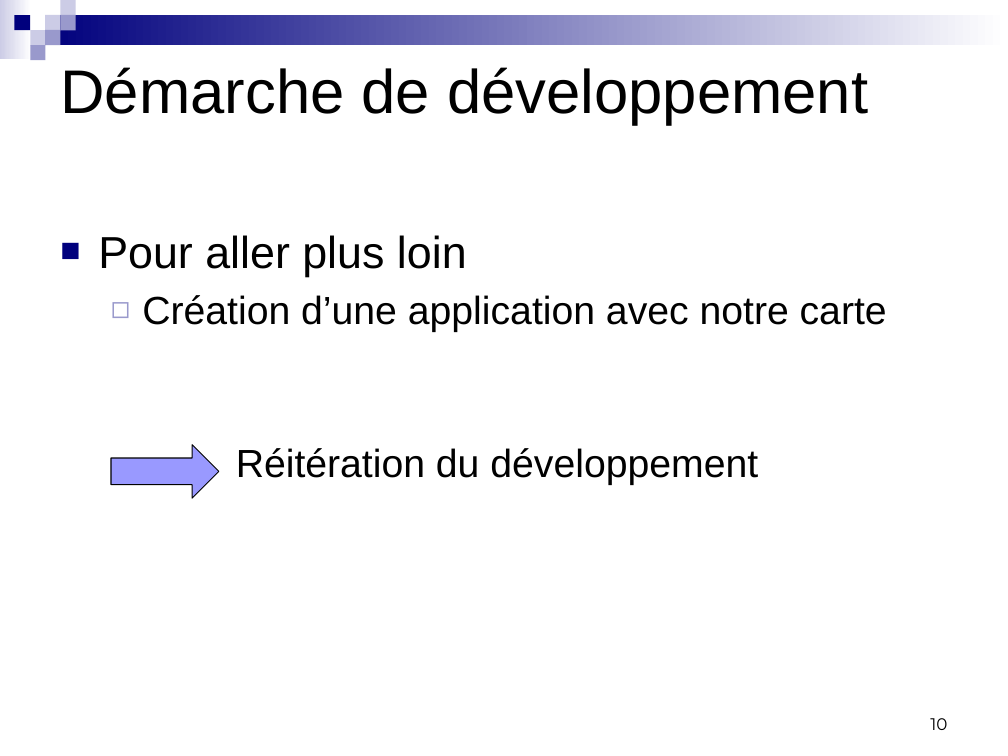
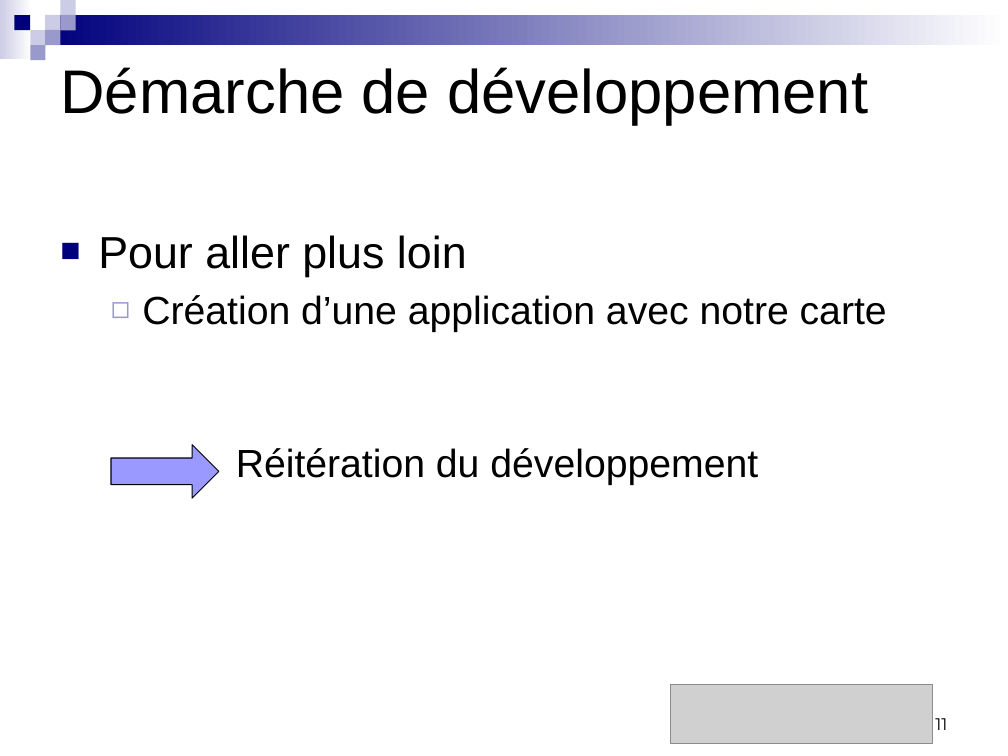
Before and after one commit to badrbouslikhin/Beluga, a slide deck: slide 11 of Rendu/PresentationFinale/Binome13PresentationFinalePRT.pptx (slide 10 before the commit). Drawn at 1008x756 pixels with LibreOffice and Linux fonts; fonts in the diff are those of the drawing; grey boxes stand for pictures. Boxes give left, top, right and bottom in pixels: in the first picture for what was removed or moved away, otherwise in the second. Text is boxed around its words. In the diff, an @@ line names an element or a change of style, - is before the commit and + after.

```diff
--- a/Rendu/PresentationFinale/Binome13PresentationFinalePRT.pptx
+++ b/Rendu/PresentationFinale/Binome13PresentationFinalePRT.pptx
@@ picture added at [670,684,932,744] @@
@@ page number at [935,718,947,730]: text changed @@
-10
+11
```
Also in this commit, not shown: 12 other slides changed, 1 slide added, 3 other files.
